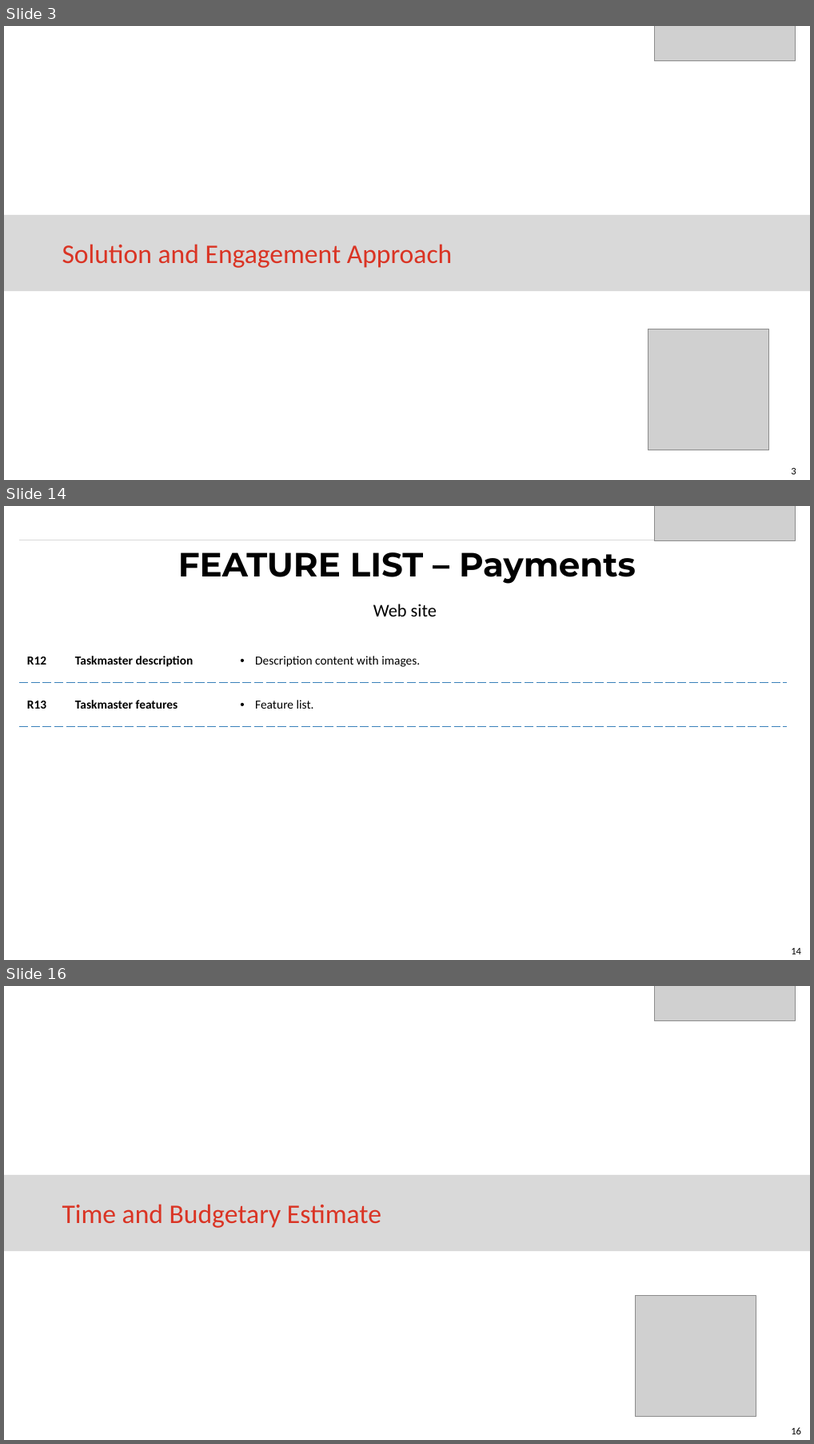
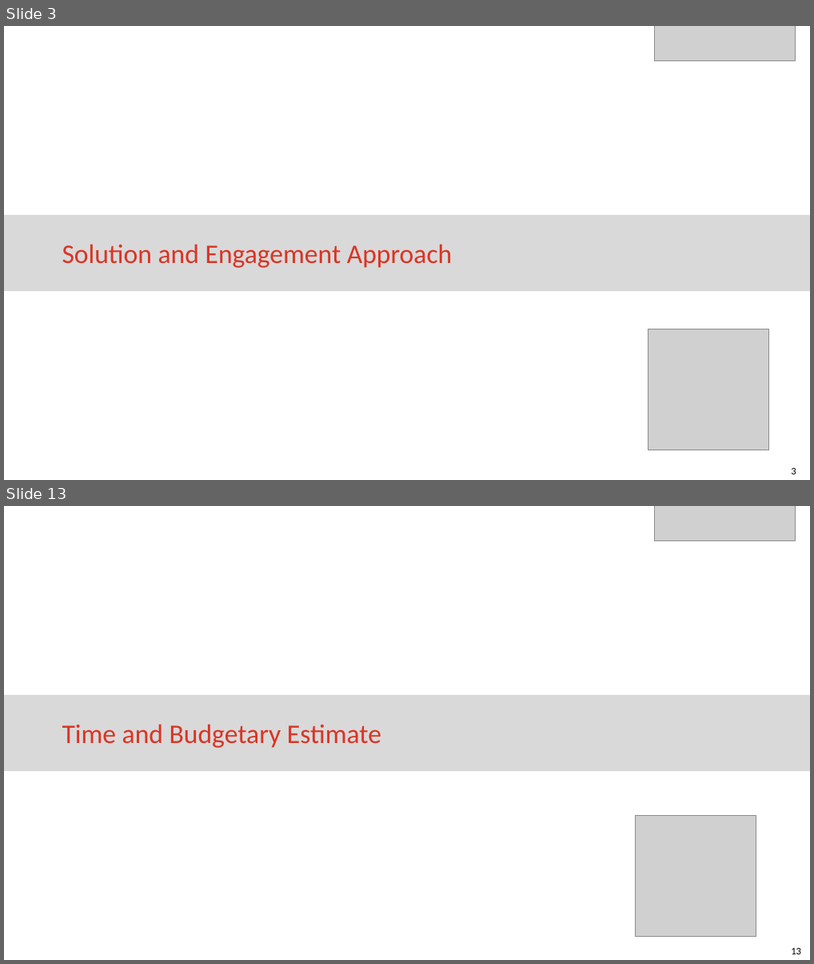
Before and after one commit to eaitbrahim/AltechEnclosures, a slide deck: Code Gate Proposal to Altech for Enclosures App.pptx. Shown one above the other, each under a label of ours: slides 3, 14 and 16 before the commit, slides 3 and 13 after it; the slides between them are not shown. The pictures are 814x1444 and 814x964 pixels, drawn with LibreOffice and Linux fonts; fonts in the diff are those of the drawing; grey boxes stand for pictures. Boxes give left, top, right and bottom in pixels: in the first picture for what was removed or moved away, otherwise in the second. Text is boxed around its words. In the diff, an @@ line names an element or a change of style, - is before the commit and + after.

```diff
--- a/Code Gate Proposal to Altech for Enclosures App.pptx
+++ b/Code Gate Proposal to Altech for Enclosures App.pptx
@@ slide 14 removed at [4,506,810,960], background #FFFFFF; not listed: 1 template element that a slide beside it also shows @@
@@ picture removed at [654,506,796,540] @@
@@ line removed from (19, 540) to (795, 540) @@
@@ title removed at [178,552,636,584] @@
-FEATURE LIST – Payments
@@ text removed at [374,604,437,616] @@
-Web site
@@ table removed at [19,639,789,727], 2 rows, 3 columns @@
-R12 | Taskmaster description | Description content with images.
-R13 | Taskmaster features | Feature list.
@@ what was slide 16 is now slide 13 @@
@@ page number at [791,948,802,954]: text changed @@
-16
+13
```
Also in this commit, not shown: 6 slides changed, 7 slides added, 9 other slides removed.
